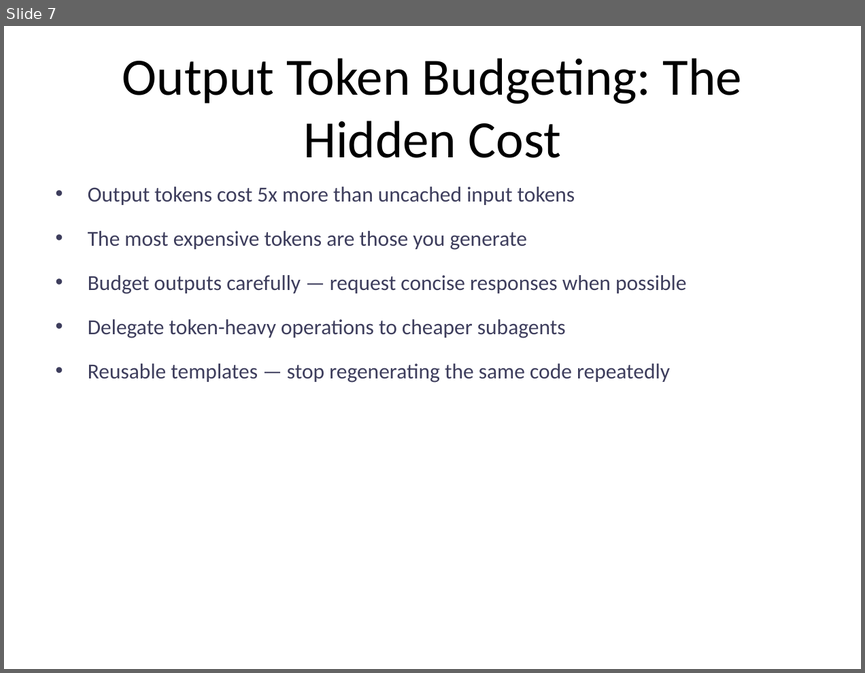
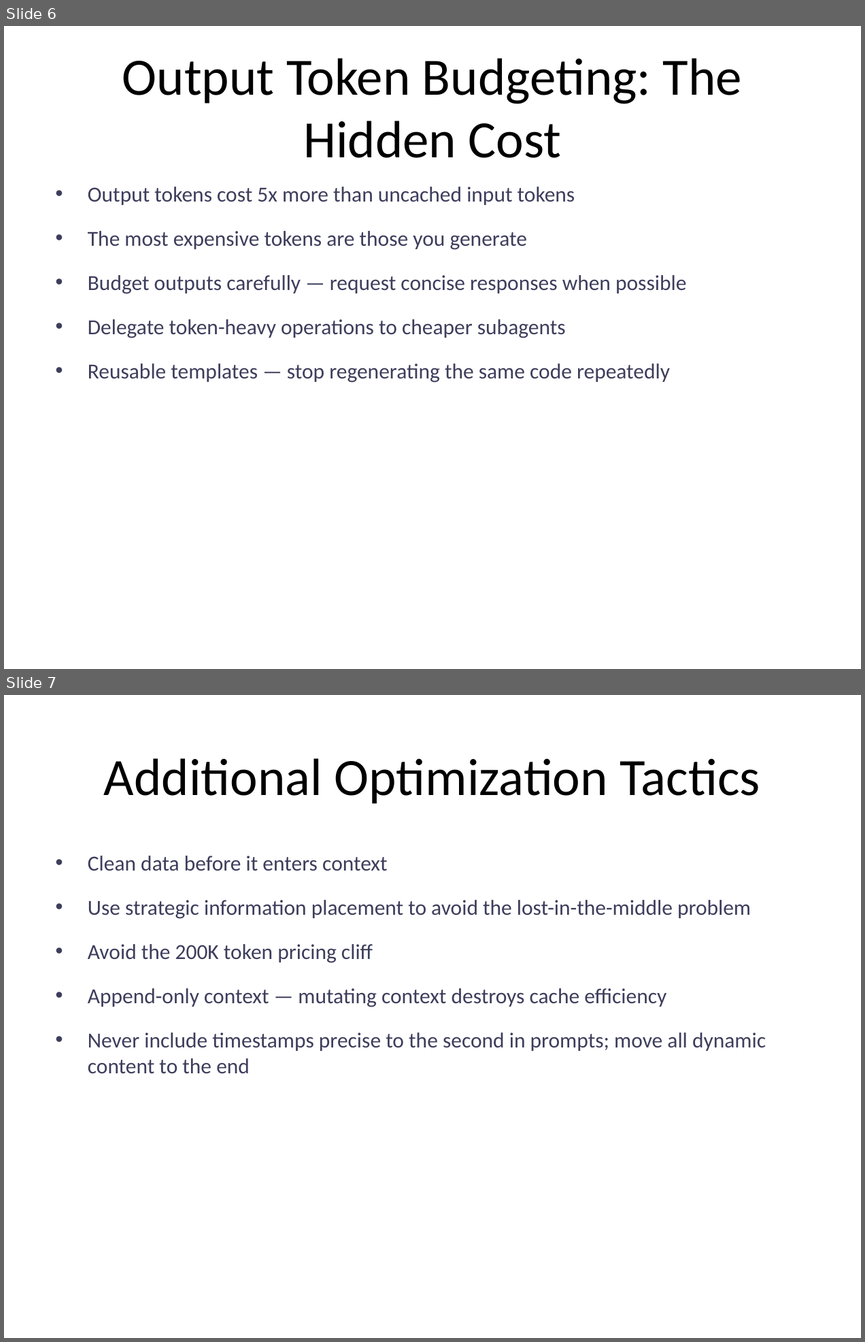
Before and after one commit to ms4674/Equity-research, a slide deck: LLM_Information_Efficiency_Presentation.pptx. Shown one above the other, each under a label of ours: slide 7 before the commit, slides 6 and 7 after it. The pictures are 865x673 and 865x1342 pixels, drawn with LibreOffice and Linux fonts; fonts in the diff are those of the drawing. Boxes give left, top, right and bottom in pixels: in the first picture for what was removed or moved away, otherwise in the second. Text is boxed around its words. In the diff, an @@ line names an element or a change of style, - is before the commit and + after.

```diff
--- a/LLM_Information_Efficiency_Presentation.pptx
+++ b/LLM_Information_Efficiency_Presentation.pptx
@@ slide 7 added at [4,695,861,1338], background #FFFFFF @@
@@ title added at [104,758,759,804], 44 pt, text #000000 @@
+Additional Optimization Tactics
@@ text added at [88,855,766,1073], 18 pt, text #3D3D5C @@
+• Clean data before it enters context
+• Use strategic information placement to avoid the lost-in-the-middle problem
+• Avoid the 200K token pricing cliff
+• Append-only context — mutating context destroys cache efficiency
+• Never include timestamps precise to the second in prompts; move all dynamic content to the end
@@ what was slide 7 is now slide 6 @@
```
Also in this commit, not shown: 5 slides changed, 2 slides removed, 1 other file.
